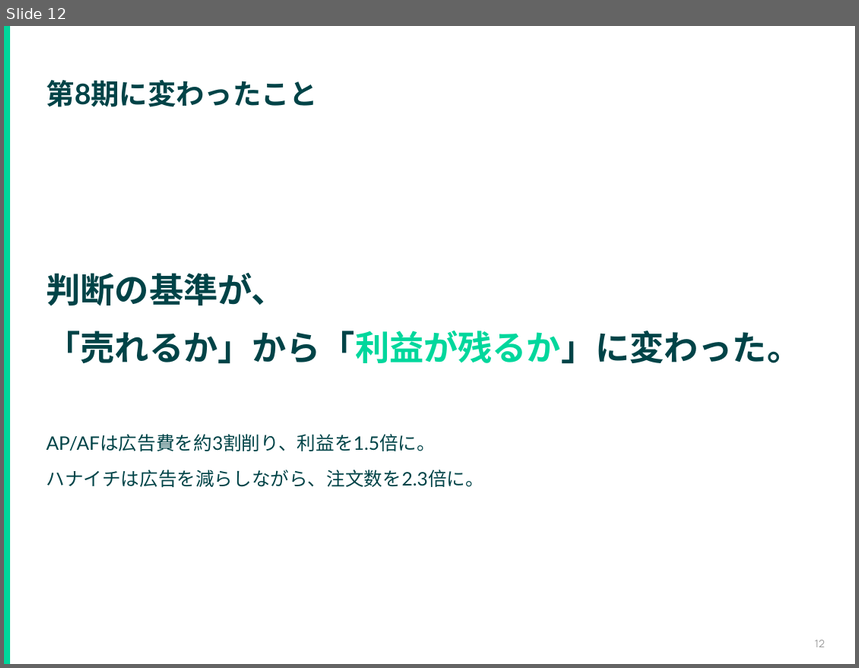
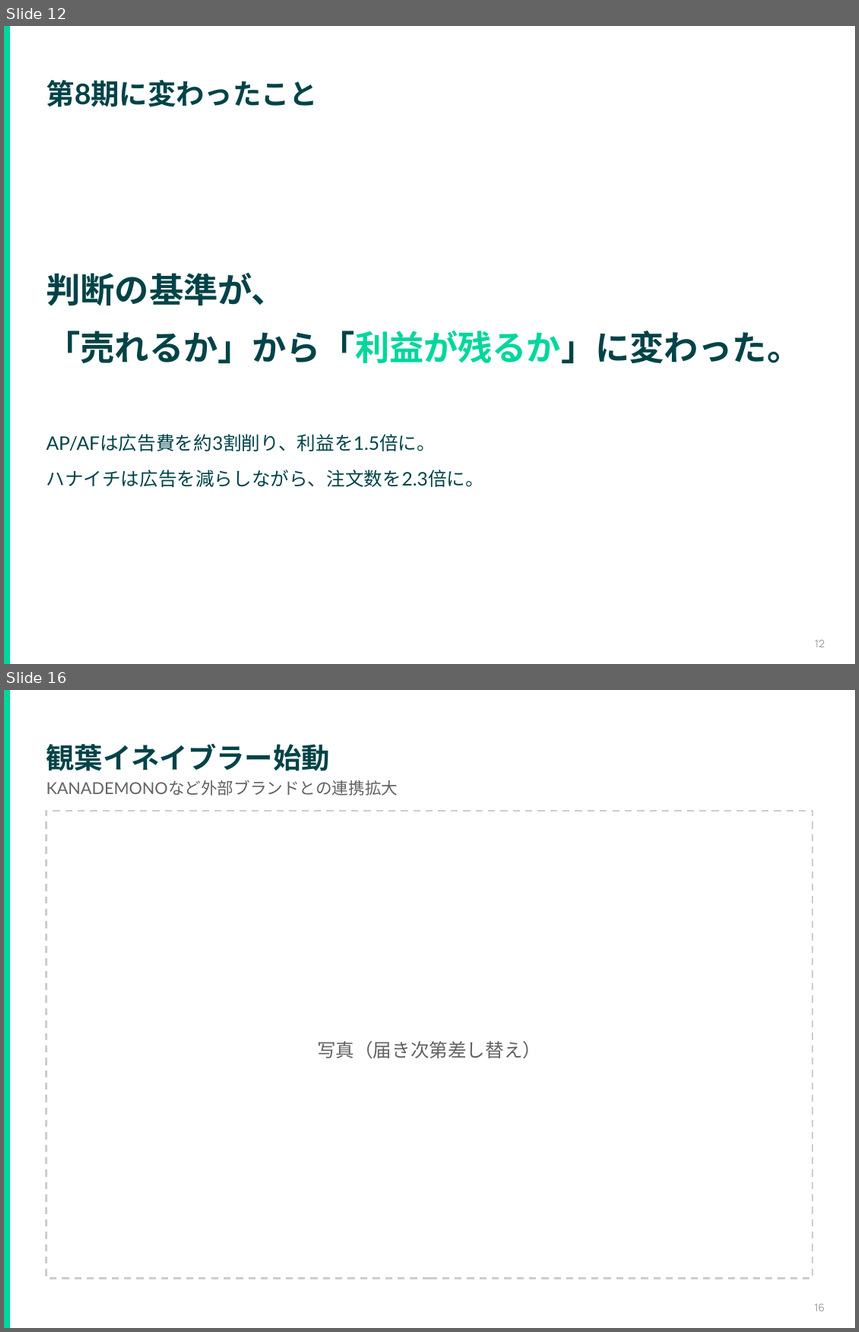
Before and after one commit to hiroki-tkg/material, a slide deck: retreat-2026-10/20261009_1day合宿_全社_第8期振り返りと第9期に向けて.pptx. Shown one above the other, each under a label of ours: slide 12 before the commit, slides 12 and 16 after it; the slides between them are not shown. The pictures are 859x668 and 859x1332 pixels, drawn with LibreOffice and Linux fonts; fonts in the diff are those of the drawing. Boxes give left, top, right and bottom in pixels: in the first picture for what was removed or moved away, otherwise in the second. Text is boxed around its words. In the diff, an @@ line names an element or a change of style, - is before the commit and + after.

```diff
--- a/retreat-2026-10/20261009_1day合宿_全社_第8期振り返りと第9期に向けて.pptx
+++ b/retreat-2026-10/20261009_1day合宿_全社_第8期振り返りと第9期に向けて.pptx
@@ slide 16 added at bbox=[4, 690, 855, 1328], background #FFFFFF @@
@@ rectangle added at bbox=[4, 690, 10, 1328], fill #00D79C @@
@@ text added at bbox=[47, 743, 330, 771], 24 pt, text #004347, bold @@
+観葉イネイブラー始動
@@ text added at bbox=[47, 780, 398, 796], 13.9 pt, text #626262 @@
+KANADEMONOなど外部ブランドとの連携拡大
@@ rectangle added at bbox=[47, 811, 813, 1279], outline #C9CFCF 1.5 pt dashed @@
@@ text added at bbox=[317, 1041, 541, 1059], 15.8 pt, text #626262 @@
+写真（届き次第差し替え）
@@ text added at bbox=[814, 1304, 825, 1312], 8.8 pt, text #999999 @@
+16
```
Also in this commit, not shown: 9 slides changed, 11 other slides added, 1 slide removed, 3 other files.
